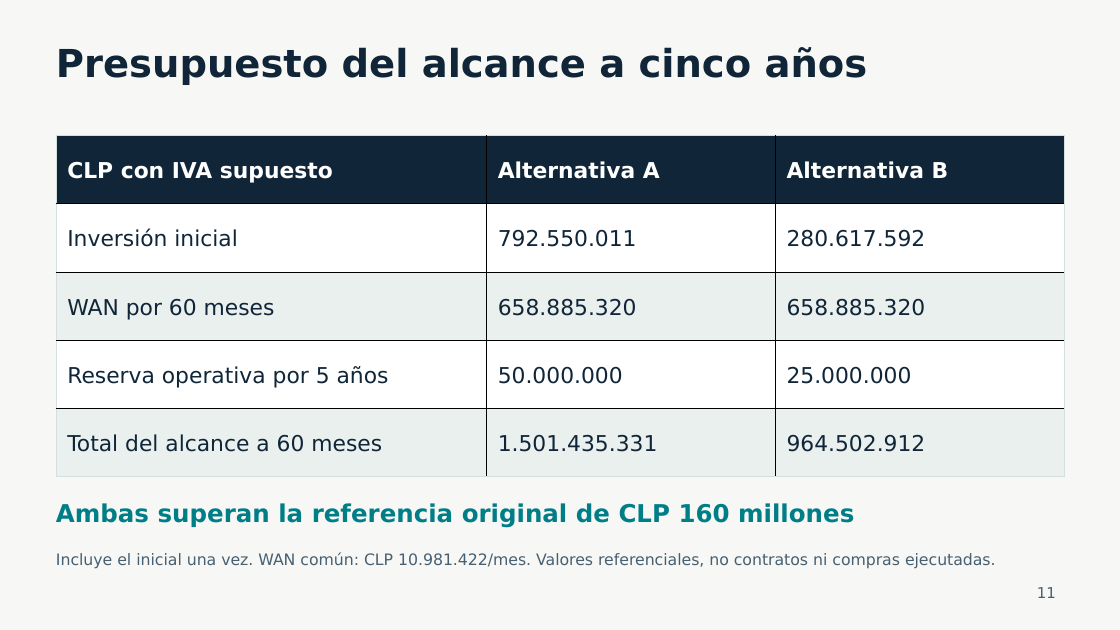
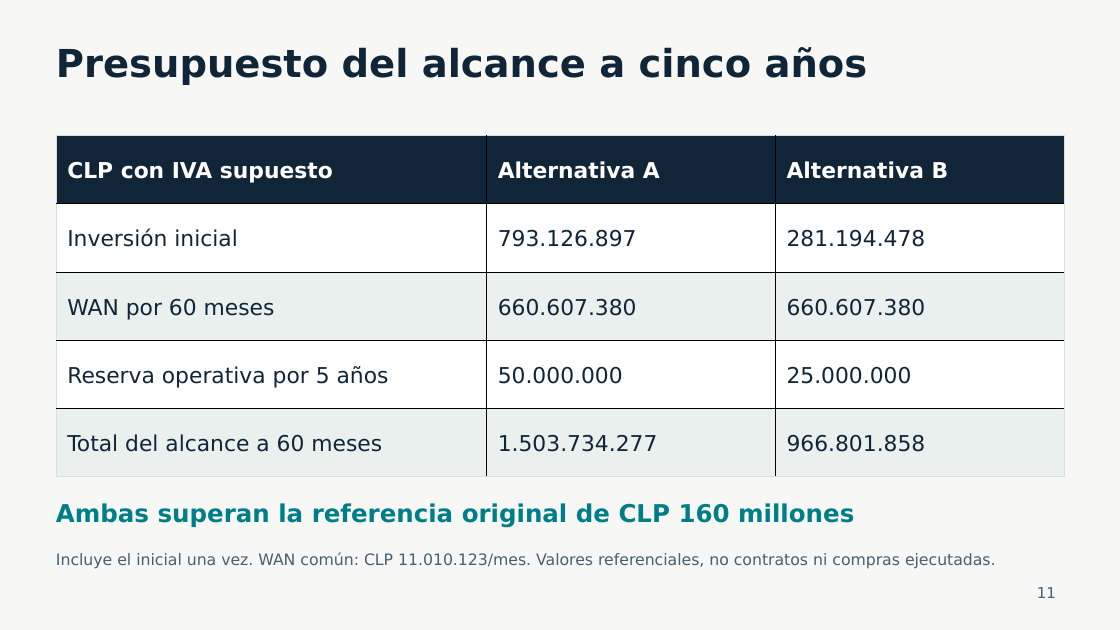
Before and after one commit to hu-herrera/financiera-pacifico-entrega-docente, a slide deck: slide 11 of Presentacion/Avance_Financiera_Pacifico_30_oct_2026.pptx. Drawn at 1120x630 pixels with LibreOffice and Linux fonts; fonts in the diff are those of the drawing. Boxes give left, top, right and bottom in pixels: in the first picture for what was removed or moved away, otherwise in the second. Text is boxed around its words. In the diff, an @@ line names an element or a change of style, - is before the commit and + after.

```diff
--- a/Presentacion/Avance_Financiera_Pacifico_30_oct_2026.pptx
+++ b/Presentacion/Avance_Financiera_Pacifico_30_oct_2026.pptx
@@ table at (56, 135, 1065, 476) @@
-row 2, column 2: 792.550.011
+row 2, column 2: 793.126.897
-row 2, column 3: 280.617.592
+row 2, column 3: 281.194.478
-row 3, column 2: 658.885.320
+row 3, column 2: 660.607.380
-row 3, column 3: 658.885.320
+row 3, column 3: 660.607.380
-row 5, column 2: 1.501.435.331
+row 5, column 2: 1.503.734.277
-row 5, column 3: 964.502.912
+row 5, column 3: 966.801.858
@@ text at (56, 552, 996, 569): text changed @@
-Incluye el inicial una vez. WAN común: CLP 10.981.422/mes. Valores referenciales, no contratos ni compras ejecutadas.
+Incluye el inicial una vez. WAN común: CLP 11.010.123/mes. Valores referenciales, no contratos ni compras ejecutadas.
```
Also in this commit, not shown: 2 other slides changed, 17 other files.
